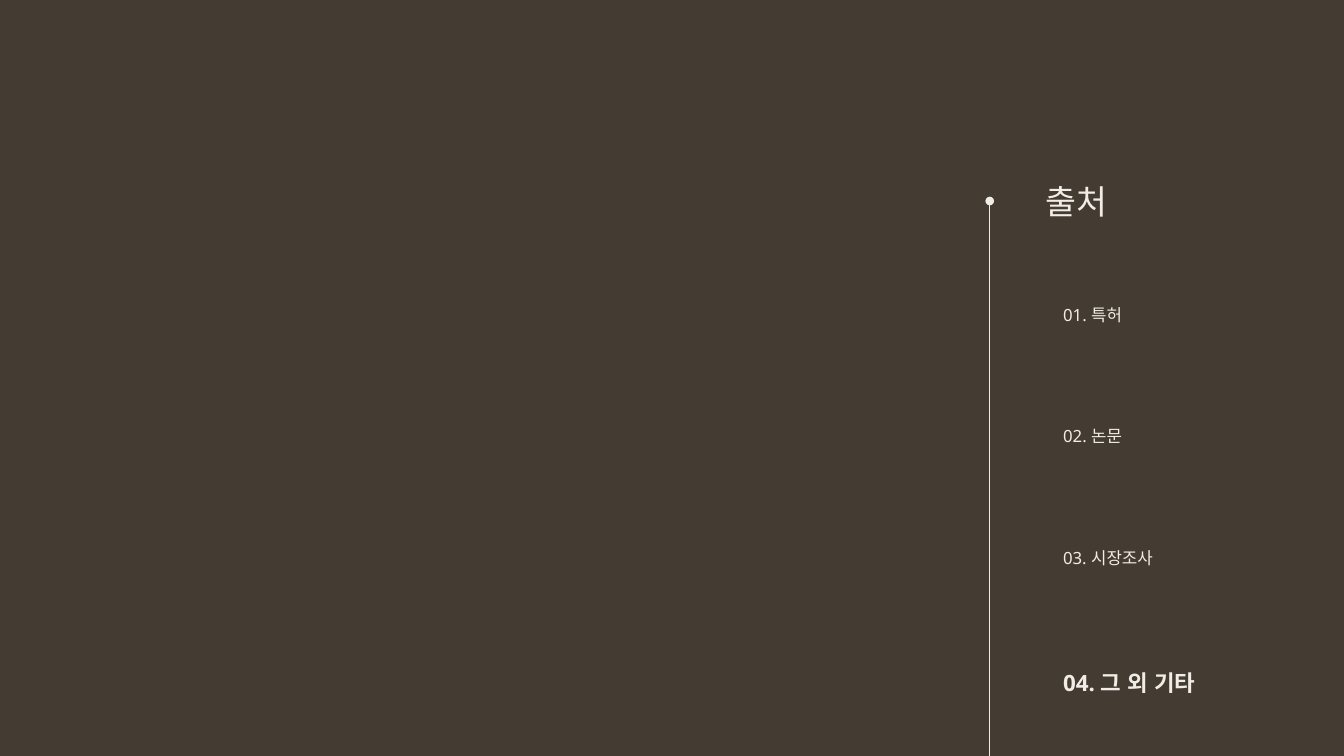
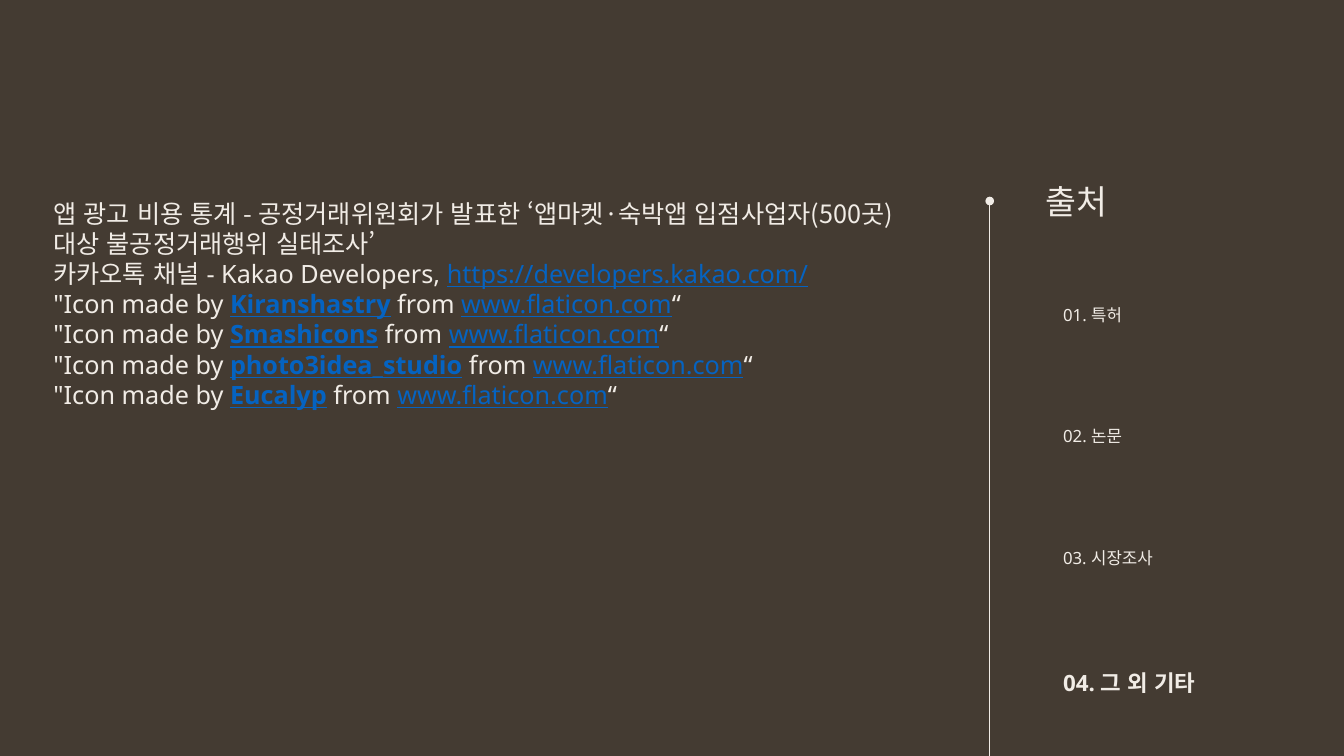
Before and after one commit to snr1229/Content_designing_Presentations, a slide deck: slide 34 of 사업계획서/Week8/EWon_중간고사대체 발표자료.pptx (slide 29 before the commit). Drawn at 1344x756 pixels with LibreOffice and Linux fonts; fonts in the diff are those of the drawing. Boxes give left, top, right and bottom in pixels: in the first picture for what was removed or moved away, otherwise in the second. Text is boxed around its words. In the diff, an @@ line names an element or a change of style, - is before the commit and + after.

Commit message:
EWon 중간발표자료 제출 ppt 변경

```diff
--- a/사업계획서/Week8/EWon_중간고사대체 발표자료.pptx
+++ b/사업계획서/Week8/EWon_중간고사대체 발표자료.pptx
@@ text added at (53, 201, 893, 410), 18 pt, text #F1ECE6 @@
+앱 광고 비용 통계 - 공정거래위원회가 발표한 ‘앱마켓·숙박앱 입점사업자(500곳) 대상 불공정거래행위 실태조사’
+카카오톡 채널 - Kakao Developers, https://developers.kakao.com/
+"Icon made by Kiranshastry from www.flaticon.com“
+"Icon made by Smashicons from www.flaticon.com“
+"Icon made by photo3idea_studio from www.flaticon.com“
+"Icon made by Eucalyp from www.flaticon.com“
```
Also in this commit, not shown: 15 other slides changed, 16 slides added, 20 slides removed.
